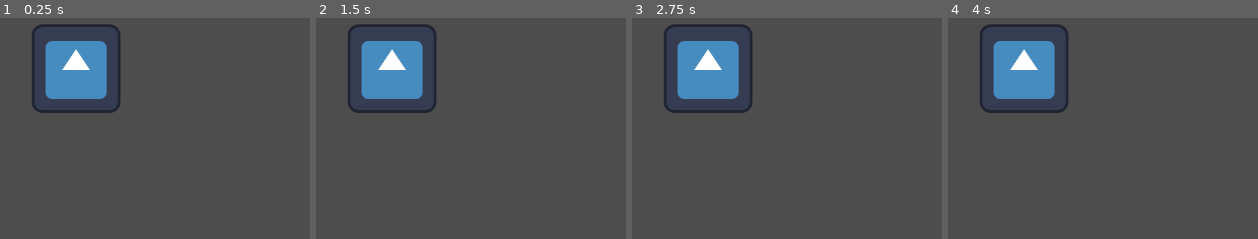
Above: before the commit, frames 1-4 (left to right).
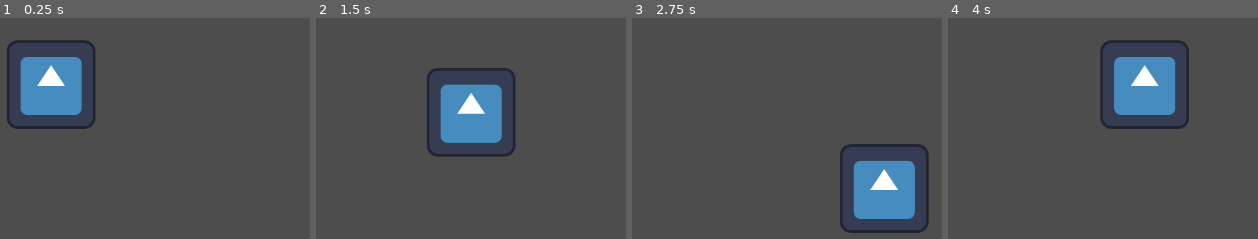
Above: after the commit, the same moments.

Repository: Ava-TU/EGD-FlatGame
Game: Godot game, scene res://Scenes/Main.tscn
Same seed, same stepped clock (60 frames per second), same inputs: the game is played once before the commit and once after it. The engine's default icon, where the game draws it, is replaced by a stand-in: a white triangle on a blue panel in a dark square.
Inputs:
- Up to frame 1 (0.25 s): no input
- Up to frame 2 (1.5 s): tap Enter at 0.5 s; hold D (Right, bound only after the commit) 0.53-1.28 s; hold S (Down, bound only after the commit) from 1.28 s (still down)
- Up to frame 3 (2.75 s): release S (Down, bound only after the commit) at 2.03 s; hold D (Right, bound only after the commit) from 2.03 s (still down)
- Up to frame 4 (4 s): release D (Right, bound only after the commit) at 2.78 s; hold W (Up, bound only after the commit) 2.78-3.53 s; hold A (Left, bound only after the commit) from 3.53 s (still down)

The runs differ from the first frame. In frame 1, 8.7% of the frame differs, in the area x 2-39%, y 2-51%; in frame 2, 13%; in frame 3, 13%, in the area x 10-96%, y 2-98%; in frame 4, 13%.

Commit message:
8-way player movement

Diff:
--- a/egd-flat-game/Scenes/Main.tscn
+++ b/egd-flat-game/Scenes/Main.tscn
@@ -1,9 +1,20 @@
 [gd_scene format=3 uid="uid://c002y48vdofbp"]
 
+[ext_resource type="Script" uid="uid://hefypydnccmq" path="res://Scripts/Player.gd" id="1_idj7w"]
 [ext_resource type="Texture2D" uid="uid://blf2yr3e3x1vo" path="res://icon.svg" id="1_r150o"]
+
+[sub_resource type="RectangleShape2D" id="RectangleShape2D_r150o"]
+size = Vector2(126, 127)
 
 [node name="Node2D" type="Node2D" unique_id=2035813038]
 
-[node name="Sprite2D" type="Sprite2D" parent="." unique_id=1635500777]
-position = Vector2(597, 304)
+[node name="CharacterBody2D" type="CharacterBody2D" parent="." unique_id=1942139395]
+position = Vector2(561, 327)
+script = ExtResource("1_idj7w")
+
+[node name="Sprite2D" type="Sprite2D" parent="CharacterBody2D" unique_id=1701292336]
 texture = ExtResource("1_r150o")
+
+[node name="CollisionShape2D" type="CollisionShape2D" parent="CharacterBody2D" unique_id=2042612560]
+position = Vector2(0, -0.5)
+shape = SubResource("RectangleShape2D_r150o")
--- /dev/null
+++ b/egd-flat-game/Scripts/Player.gd
@@ -0,0 +1,11 @@
+extends CharacterBody2D
+
+var speed = 200
+
+func get_input():
+	var input_direction = Input.get_vector("Left", "Right", "Up", "Down")
+	velocity = input_direction * speed
+
+func _physics_process(delta: float) -> void:
+	get_input()
+	move_and_slide()
--- a/egd-flat-game/project.godot
+++ b/egd-flat-game/project.godot
@@ -15,6 +15,38 @@
 config/features=PackedStringArray("4.6", "Forward Plus")
 config/icon="res://icon.svg"
 
+[input]
+
+Up={
+"deadzone": 0.2,
+"events": [Object(InputEventKey,"resource_local_to_scene":false,"resource_name":"","device":-1,"window_id":0,"alt_pressed":false,"shift_pressed":false,"ctrl_pressed":false,"meta_pressed":false,"pressed":false,"keycode":0,"physical_keycode":87,"key_label":0,"unicode":119,"location":0,"echo":false,"script":null)
+, Object(InputEventKey,"resource_local_to_scene":false,"resource_name":"","device":-1,"window_id":0,"alt_pressed":false,"shift_pressed":false,"ctrl_pressed":false,"meta_pressed":false,"pressed":false,"keycode":0,"physical_keycode":4194320,"key_label":0,"unicode":0,"location":0,"echo":false,"script":null)
+]
+}
+Down={
+"deadzone": 0.2,
+"events": [Object(InputEventKey,"resource_local_to_scene":false,"resource_name":"","device":-1,"window_id":0,"alt_pressed":false,"shift_pressed":false,"ctrl_pressed":false,"meta_pressed":false,"pressed":false,"keycode":0,"physical_keycode":83,"key_label":0,"unicode":115,"location":0,"echo":false,"script":null)
+, Object(InputEventKey,"resource_local_to_scene":false,"resource_name":"","device":-1,"window_id":0,"alt_pressed":false,"shift_pressed":false,"ctrl_pressed":false,"meta_pressed":false,"pressed":false,"keycode":0,"physical_keycode":4194322,"key_label":0,"unicode":0,"location":0,"echo":false,"script":null)
+]
+}
+Left={
+"deadzone": 0.2,
+"events": [Object(InputEventKey,"resource_local_to_scene":false,"resource_name":"","device":-1,"window_id":0,"alt_pressed":false,"shift_pressed":false,"ctrl_pressed":false,"meta_pressed":false,"pressed":false,"keycode":0,"physical_keycode":65,"key_label":0,"unicode":97,"location":0,"echo":false,"script":null)
+, Object(InputEventKey,"resource_local_to_scene":false,"resource_name":"","device":-1,"window_id":0,"alt_pressed":false,"shift_pressed":false,"ctrl_pressed":false,"meta_pressed":false,"pressed":false,"keycode":0,"physical_keycode":4194319,"key_label":0,"unicode":0,"location":0,"echo":false,"script":null)
+]
+}
+Right={
+"deadzone": 0.2,
+"events": [Object(InputEventKey,"resource_local_to_scene":false,"resource_name":"","device":-1,"window_id":0,"alt_pressed":false,"shift_pressed":false,"ctrl_pressed":false,"meta_pressed":false,"pressed":false,"keycode":0,"physical_keycode":68,"key_label":0,"unicode":100,"location":0,"echo":false,"script":null)
+, Object(InputEventKey,"resource_local_to_scene":false,"resource_name":"","device":-1,"window_id":0,"alt_pressed":false,"shift_pressed":false,"ctrl_pressed":false,"meta_pressed":false,"pressed":false,"keycode":0,"physical_keycode":4194321,"key_label":0,"unicode":0,"location":0,"echo":false,"script":null)
+]
+}
+Interact={
+"deadzone": 0.2,
+"events": [Object(InputEventMouseButton,"resource_local_to_scene":false,"resource_name":"","device":-1,"window_id":0,"alt_pressed":false,"shift_pressed":false,"ctrl_pressed":false,"meta_pressed":false,"button_mask":0,"position":Vector2(0, 0),"global_position":Vector2(0, 0),"factor":1.0,"button_index":1,"canceled":false,"pressed":false,"double_click":false,"script":null)
+]
+}
+
 [physics]
 
 3d/physics_engine="Jolt Physics"
Not shown, added: egd-flat-game/Scripts/Player.gd.uid
